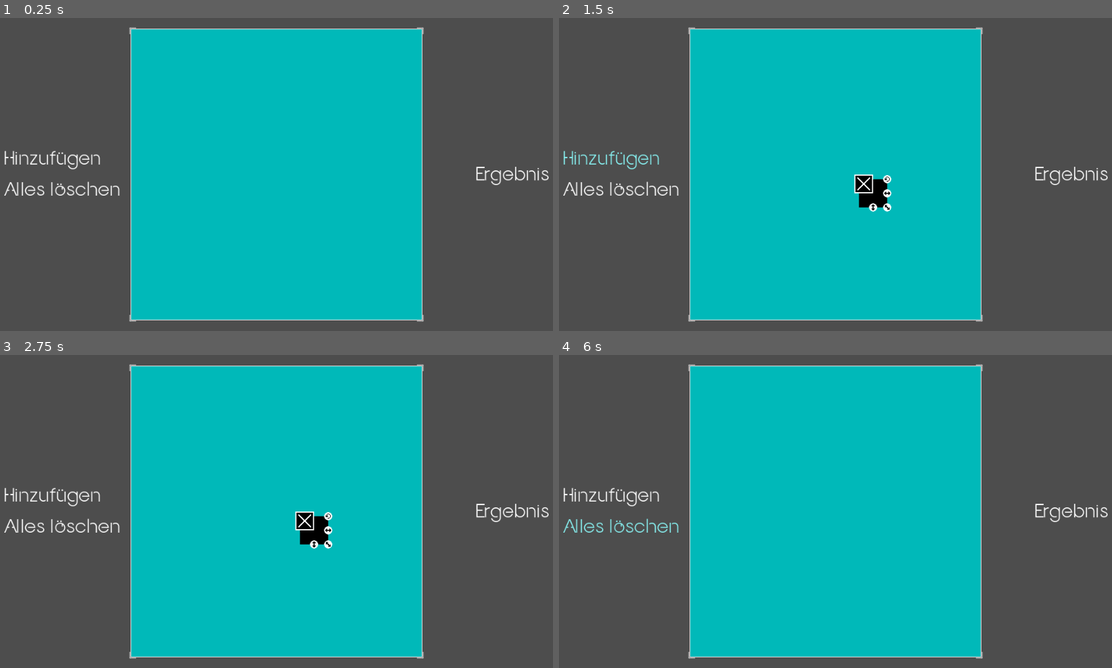
Above: before the commit, frames 1-4 (two rows, left to right).
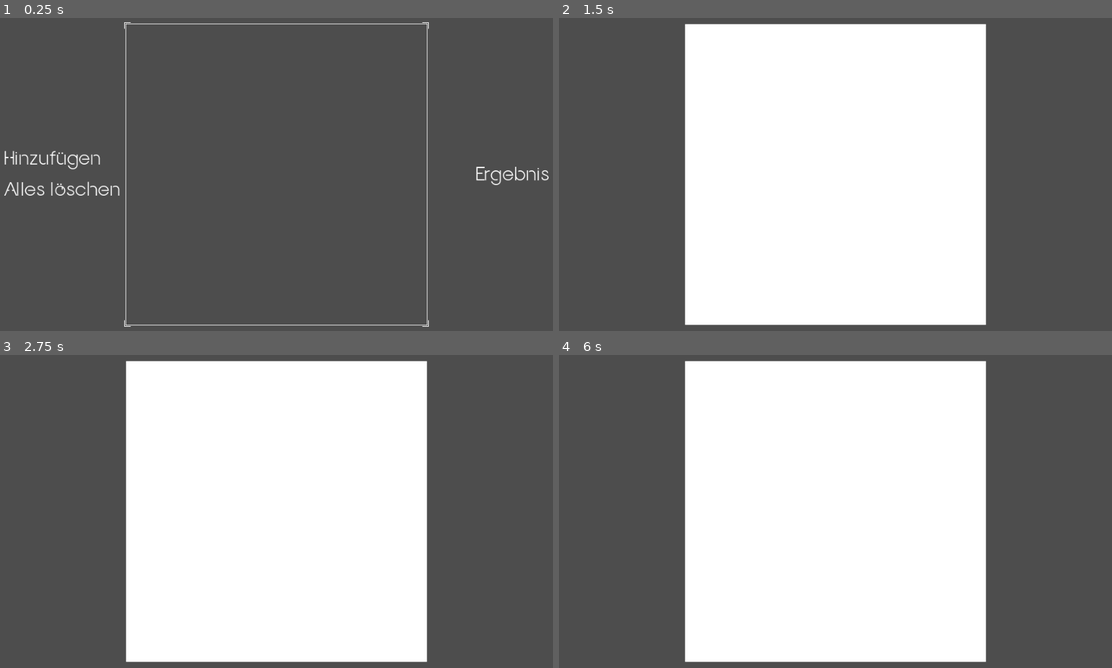
Above: after the commit, the same moments.

Repository: Anomasie/Fractals
Game: Godot game, scene res://scenes/GUI.tscn
The game is run twice, just before and just after one commit, with the same random seed, the same clock (stepped at 60 frames per second) and the same inputs. Before the commit the project starts from res://scenes/PlaygroundUI.tscn.
Inputs (mouse positions are in pixels of both pictures, inside the frame that each line leads up to):
- Up to frame 1 (0.25 s): no input
- Up to frame 2 (1.5 s): click "Ergebnis" at 0.5 s; click (619, 158) at 1.25 s, where only the run before the commit has a clickable "Hinzufügen"
- Up to frame 3 (2.75 s): click (315, 530) at 2.02 s
- Up to frame 4 (6 s): click (885, 517) at 2.77 s; click (885, 530) at 3.52 s; click (874, 545) at 4.27 s; click (885, 545) at 5.02 s; click (619, 527) at 5.75 s, where only the run before the commit has a clickable "Alles löschen"

The runs differ from the first frame. In frame 1, 50% of the frame differs, in the area x 22-78%, y 1-99%; in frame 2, 53%; in frame 3, 53%; in frame 4, 53%, in the area x 0-100%, y 1-99%.

Commit message:
contraction, ifs class, contractions < 1

Diff:
--- a/project.godot
+++ b/project.godot
@@ -11,9 +11,13 @@
 [application]
 
 config/name="Fractals"
-run/main_scene="res://scenes/PlaygroundUI.tscn"
+run/main_scene="res://scenes/GUI.tscn"
 config/features=PackedStringArray("4.0", "GL Compatibility")
 config/icon="res://icon.svg"
+
+[autoload]
+
+Global="*res://scenes/GLOBAL.gd"
 
 [display]
 
--- /dev/null
+++ b/scenes/GLOBAL.gd
@@ -0,0 +1,5 @@
+extends Node
+
+# script for global variables
+
+const LOUPE = Vector2i(512,512)
--- /dev/null
+++ b/scenes/GUI.gd
@@ -0,0 +1,12 @@
+extends Control
+
+@onready var PlaygroundUI = $PlaygroundUI
+@onready var ResultUI = $ResultUI
+
+func _ready():
+	PlaygroundUI.show()
+	ResultUI.hide()
+
+func show_results(results):
+	PlaygroundUI.hide()
+	ResultUI.open(results)
--- /dev/null
+++ b/scenes/GUI.tscn
@@ -0,0 +1,21 @@
+[gd_scene load_steps=4 format=3 uid="uid://uat15tg6ijgh"]
+
+[ext_resource type="Script" path="res://scenes/GUI.gd" id="1_fcrs7"]
+[ext_resource type="PackedScene" uid="uid://q88x6y11n1jm" path="res://scenes/PlaygroundUI.tscn" id="1_kg3c1"]
+[ext_resource type="PackedScene" uid="uid://bcoioblesr22e" path="res://scenes/ResultUI.tscn" id="2_wgaj6"]
+
+[node name="GUI" type="Control"]
+layout_mode = 3
+anchors_preset = 15
+anchor_right = 1.0
+anchor_bottom = 1.0
+grow_horizontal = 2
+grow_vertical = 2
+script = ExtResource("1_fcrs7")
+
+[node name="PlaygroundUI" parent="." instance=ExtResource("1_kg3c1")]
+layout_mode = 1
+
+[node name="ResultUI" parent="." instance=ExtResource("2_wgaj6")]
+visible = false
+layout_mode = 1
--- a/scenes/Playground.gd
+++ b/scenes/Playground.gd
@@ -14,3 +14,20 @@
 
 func close(MyRect):
 	MyRect.queue_free()
+
+func get_ifs(origin):
+	var ifs = IFS.new()
+	# get contractions of ifs
+	for child in self.get_children():
+		var contraction = Contraction.new()
+		contraction.translation = Vector2(
+			(child.position.x - origin.x) / Global.LOUPE.x,
+			(child.position.y - origin.y) / Global.LOUPE.y
+		)
+		contraction.contract = Vector2(
+			child.Rect.size.x / Global.LOUPE.x,
+			child.Rect.size.y / Global.LOUPE.y
+		)
+		contraction.rotation = child.rotation
+		ifs.systems.append(contraction)
+	return ifs
--- a/scenes/PlaygroundUI.gd
+++ b/scenes/PlaygroundUI.gd
@@ -1,8 +1,12 @@
 extends Control
 
 @onready var Playground = $Playground
+@onready var BlueTexture = $Center/Center/BlueTexture
 
 var rot = 0
+
+func _ready():
+	BlueTexture.custom_minimum_size = Global.LOUPE
 
 func _on_add_pressed():
 	Playground.add(self.position + self.size / 2 + Vector2(32,0).rotated(rot))
@@ -10,3 +14,8 @@
 
 func _on_close_all_pressed():
 	Playground.close_all()
+
+func _on_results_pressed():
+	var ifs = Playground.get_ifs(BlueTexture.get_global_position())
+	var results = ifs.calculate_fractal()
+	self.get_parent().show_results(results)
--- a/scenes/PlaygroundUI.tscn
+++ b/scenes/PlaygroundUI.tscn
@@ -1,8 +1,7 @@
-[gd_scene load_steps=5 format=3 uid="uid://q88x6y11n1jm"]
+[gd_scene load_steps=4 format=3 uid="uid://q88x6y11n1jm"]
 
 [ext_resource type="Script" path="res://scenes/PlaygroundUI.gd" id="1_ioibl"]
 [ext_resource type="Texture2D" uid="uid://bg82qawkt7a6b" path="res://assets/gui/center_background.png" id="2_sdntq"]
-[ext_resource type="Texture2D" uid="uid://qsebfi3447th" path="res://assets/blue.png" id="3_x6prp"]
 [ext_resource type="PackedScene" uid="uid://cnh2ciowfjn42" path="res://scenes/Playground.tscn" id="4_xpdbu"]
 
 [node name="PlaygroundUI" type="Control"]
@@ -40,7 +39,6 @@
 patch_margin_bottom = 14
 
 [node name="Center" type="MarginContainer" parent="Center"]
-custom_minimum_size = Vector2(500, 500)
 layout_mode = 2
 theme_override_constants/margin_left = 3
 theme_override_constants/margin_top = 3
@@ -48,8 +46,8 @@
 theme_override_constants/margin_bottom = 3
 
 [node name="BlueTexture" type="TextureRect" parent="Center/Center"]
+custom_minimum_size = Vector2(512, 512)
 layout_mode = 2
-texture = ExtResource("3_x6prp")
 
 [node name="Playground" parent="." instance=ExtResource("4_xpdbu")]
 
@@ -110,3 +108,4 @@
 
 [connection signal="pressed" from="Left/Lines/Add" to="." method="_on_add_pressed"]
 [connection signal="pressed" from="Left/Lines/CloseAll" to="." method="_on_close_all_pressed"]
+[connection signal="pressed" from="Right/Results" to="." method="_on_results_pressed"]
--- a/scenes/Rect.gd
+++ b/scenes/Rect.gd
@@ -49,12 +49,15 @@
 	rect_origin = position + (size/2).rotated(self.rotation)
 
 func resize_rect(width, height):
-	if width >= 0:
-		Rect.custom_minimum_size.x = width
-		self.size.x = width
-	if height >= 0:
-		Rect.custom_minimum_size.y = height
-		self.size.y = height
+	# prevent rect from being negative sized
+	# or too big (i.e. not a contraction)
+	width = max(min(width, Global.LOUPE.x-1), 0)
+	height = max(min(height, Global.LOUPE.y-1), 0)
+	# change size
+	Rect.custom_minimum_size.x = width
+	self.size.x = width
+	Rect.custom_minimum_size.y = height
+	self.size.y = height
 
 func turn_rect(turn):
 	self.rotation = turn
--- /dev/null
+++ b/scenes/ResultUI.gd
@@ -0,0 +1,21 @@
+extends Control
+
+@onready var Result = $Center/Result
+
+func open(results):
+	# create empty, white image
+	var image = Image.create(Global.LOUPE.x, Global.LOUPE.y, false, Image.FORMAT_RGB8) # empty
+	image.fill(Color.WHITE) # white
+	# paint image
+	for entry in results:
+		entry = Vector2i(
+			entry.x * Global.LOUPE.x,
+			entry.y * Global.LOUPE.y
+		)
+		if entry.x >= 0 and entry.x <= Global.LOUPE.x:
+			if entry.y >= 0 and entry.y <= Global.LOUPE.y:
+				image.set_pixel(entry.x, entry.y, Color.BLACK)
+	# set image
+	Result.set_texture(ImageTexture.create_from_image(image))
+	Result.custom_minimum_size = Global.LOUPE
+	show()
--- a/scenes/ResultUI.tscn
+++ b/scenes/ResultUI.tscn
@@ -1,4 +1,7 @@
-[gd_scene format=3 uid="uid://bcoioblesr22e"]
+[gd_scene load_steps=3 format=3 uid="uid://bcoioblesr22e"]
+
+[ext_resource type="Script" path="res://scenes/ResultUI.gd" id="1_p14af"]
+[ext_resource type="Texture2D" uid="uid://gk7udv2vih6r" path="res://assets/white.png" id="2_ffygg"]
 
 [node name="ResultUI" type="Control"]
 layout_mode = 3
@@ -7,8 +10,9 @@
 anchor_bottom = 1.0
 grow_horizontal = 2
 grow_vertical = 2
+script = ExtResource("1_p14af")
 
-[node name="MarginContainer" type="MarginContainer" parent="."]
+[node name="Center" type="MarginContainer" parent="."]
 layout_mode = 1
 anchors_preset = 8
 anchor_left = 0.5
@@ -22,5 +26,7 @@
 grow_horizontal = 2
 grow_vertical = 2
 
-[node name="Result" type="TextureRect" parent="MarginContainer"]
+[node name="Result" type="TextureRect" parent="Center"]
+custom_minimum_size = Vector2(512, 512)
 layout_mode = 2
+texture = ExtResource("2_ffygg")
--- /dev/null
+++ b/scripts/contraction.gd
@@ -0,0 +1,11 @@
+class_name Contraction
+
+var translation = Vector2i.ZERO
+var contract = Vector2i(0.5,0.5)
+var rotation = 0
+
+func apply(p):
+	p = Vector2(p.x * contract.x, p.y * contract.y)
+	p = p.rotated(rotation)
+	p += translation
+	return p
--- /dev/null
+++ b/scripts/ifs.gd
@@ -0,0 +1,31 @@
+class_name IFS
+
+var systems = [] # array of contractions
+
+func random_walk(pos, length=1, distribution=[]):
+	if length > 0:
+		pos = systems[ randi_range(0, len(systems)-1) ].apply(pos)
+		return random_walk(
+			pos,
+			length - 1,
+			distribution
+		)
+	else:
+		return pos
+
+func calculate_fractal(start=Vector2i(0.5,0.5), delay=0, points=100):
+	var result = []
+	# check if system is empty
+	if len(systems) > 0:
+		# delay
+		## to begin in the attractor
+		start = random_walk(start, delay)
+		# real points
+		result.append(start)
+		for n in range(1, points+1):
+			result.append( random_walk(
+				result[n-1],
+				1,
+				[]
+			) )
+	return result
